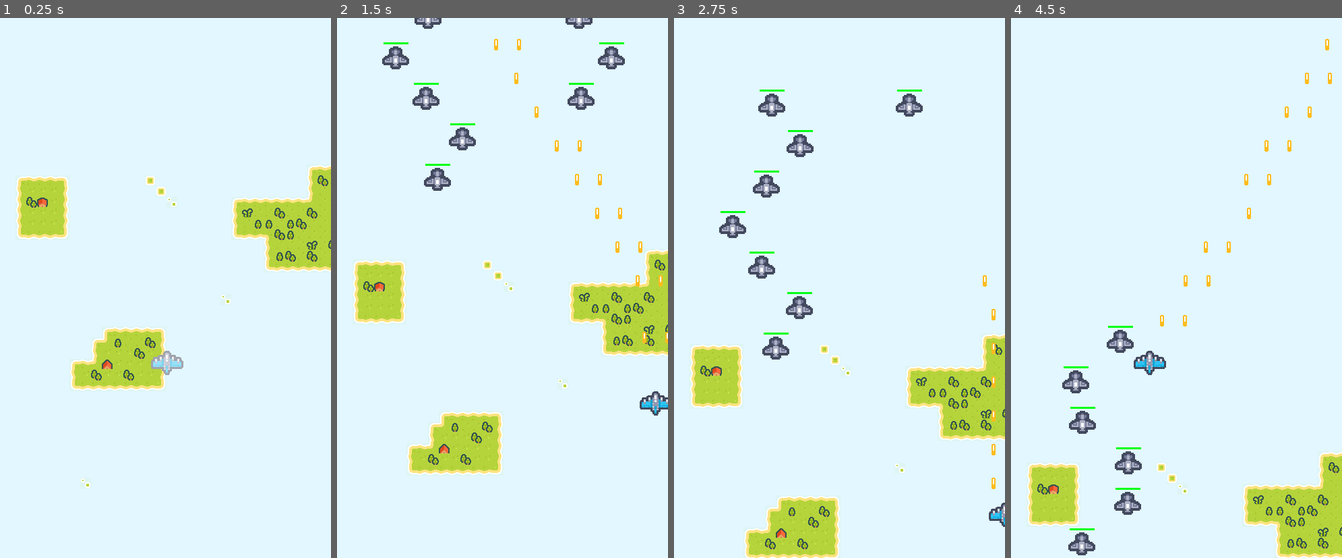
Above: before the commit, frames 1-4 (left to right).
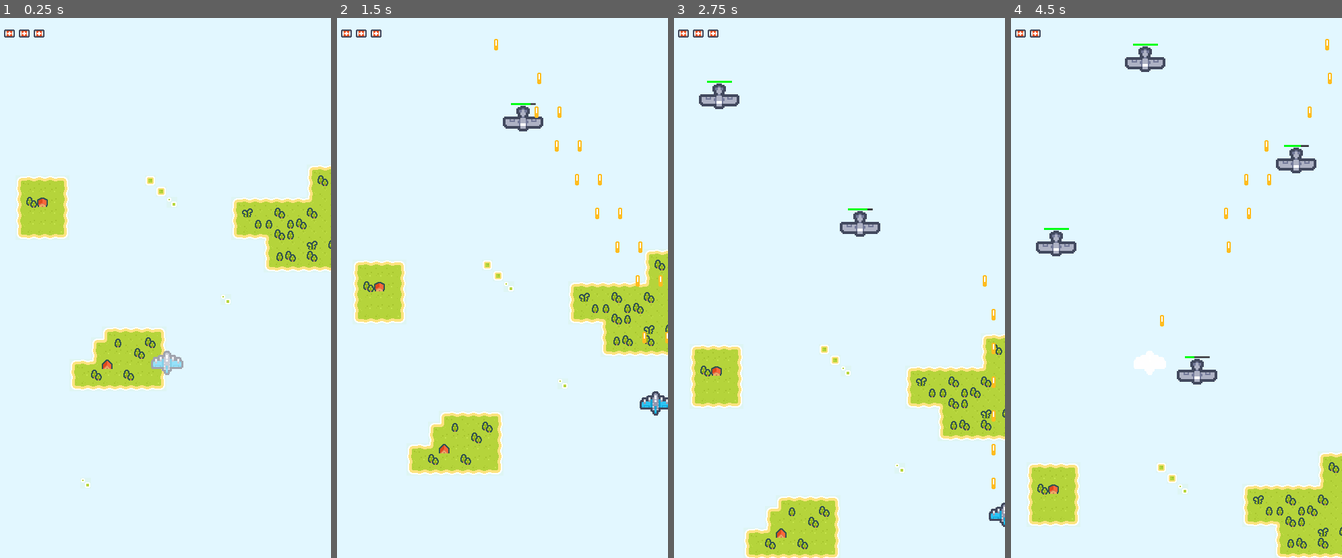
Above: after the commit, the same moments.

Repository: arisshu/BulletHell
Game: Godot game, scene res://Main Scenes/FirstLevel.tscn
Same seed, same stepped clock (60 frames per second), same inputs: the game is played once before the commit and once after it.
Inputs:
- Up to frame 1 (0.25 s): no input
- Up to frame 2 (1.5 s): hold D (moveRight) 0.53-1.28 s; hold Space (shoot) 0.53-1.28 s; hold S (moveDown) from 1.28 s (still down); tap Space (shoot) at 1.35 s
- Up to frame 3 (2.75 s): release S (moveDown) at 2.03 s; hold D (moveRight) from 2.03 s (still down); hold Space (shoot) from 2.03 s (still down)
- Up to frame 4 (4.5 s): release D (moveRight) at 2.78 s; release Space (shoot) at 2.78 s; hold W (moveUp) 2.78-3.53 s; tap Space (shoot) at 2.85, 4.35 s; hold Space (shoot) 3.53-4.28 s; hold A (moveLeft) from 3.53 s (still down)

The runs differ from the first frame. In frame 1, 0.1% of the frame differs, in the area x 1-14%, y 2-4%; in frame 2, 2.4%; in frame 3, 2.9%; in frame 4, 3.6%, in the area x 1-93%, y 2-100%.

Commit message:
Enemy shoot bullet, basic UI, spawn multiple enemy in wave

Diff:
--- a/AutoLoads/signals.gd
+++ b/AutoLoads/signals.gd
@@ -1,3 +1,5 @@
 extends Node
 
 signal on_enemy_wave_enter()
+
+signal on_player_life_changed(life)
--- /dev/null
+++ b/Bullet/EnemyBullet.gd
@@ -0,0 +1,18 @@
+extends Area2D
+
+export var speed:float = 500
+
+func _physics_process(delta):
+	position.y += speed * delta
+
+func _on_VisibilityNotifier2D_screen_exited():
+	queue_free()
+
+#func _on_Bullet_area_entered(area):
+#	pass
+
+
+func _on_PlayerBullet_area_entered(area):
+	if area is Player:
+		area.damage(1)
+		queue_free()
--- /dev/null
+++ b/Bullet/EnemyBullet.tscn
@@ -0,0 +1,7 @@
+[gd_scene load_steps=3 format=2]
+
+[ext_resource path="res://Bullet/PlayerBullet.tscn" type="PackedScene" id=1]
+[ext_resource path="res://Bullet/EnemyBullet.gd" type="Script" id=2]
+
+[node name="EnemyBullet" instance=ExtResource( 1 )]
+script = ExtResource( 2 )
--- a/Main Scenes/EnemySpawner.gd
+++ b/Main Scenes/EnemySpawner.gd
@@ -3,11 +3,12 @@
 var preloadedEnemies := [
 	preload("res://character/enemy/Enemy.tscn"),
 	preload("res://character/enemy/EnemyFast.tscn"),
-	preload("res://character/enemy/EnemySine.tscn")
+	preload("res://character/enemy/EnemySine.tscn"),
+	preload("res://character/enemy/ShootEnemy.tscn")
 ]
 onready var spawnTimer := $SpawnTimer
 
-export (int, 0, 4) var enemy = 0
+export (int, 0, 4) var enemy = 1
 export var spawnerSpeed = 100
 export var enemySpeed = 300
 export var enemyHealth = 5
--- a/Main Scenes/FirstLevel.tscn
+++ b/Main Scenes/FirstLevel.tscn
@@ -1,11 +1,14 @@
-[gd_scene load_steps=5 format=2]
+[gd_scene load_steps=6 format=2]
 
 [ext_resource path="res://character/player/player.tscn" type="PackedScene" id=1]
 [ext_resource path="res://Main Scenes/ParallaxBackground.gd" type="Script" id=2]
 [ext_resource path="res://Resources/Background.tres" type="TileSet" id=3]
 [ext_resource path="res://character/enemy/Spawner/Spawner.tscn" type="PackedScene" id=4]
+[ext_resource path="res://UI/HUD.tscn" type="PackedScene" id=5]
 
-[node name="Gameplay" type="Node2D"]
+[node name="Gameplay" type="Node"]
+
+[node name="HUD" parent="." instance=ExtResource( 5 )]
 
 [node name="ParallaxBackground" type="ParallaxBackground" parent="."]
 script = ExtResource( 2 )
@@ -30,8 +33,97 @@
 position = Vector2( 257, 511 )
 speed = 300.0
 
-[node name="EnemySpawner" parent="." instance=ExtResource( 4 )]
-position = Vector2( 144, -88 )
+[node name="EnemySpawner5" parent="." instance=ExtResource( 4 )]
+position = Vector2( 161, -1669 )
+enemy = 3
+enemySpeed = 140
+enemyHealth = 45
+amount = 0
+sineAmplitude = 250.0
+sineDirection = -1
+spawnInterval = 0.3
+
+[node name="SpawnTimer" type="Timer" parent="EnemySpawner5"]
+one_shot = true
+
+[node name="EnemySpawner6" parent="." instance=ExtResource( 4 )]
+position = Vector2( 395, -1811 )
+enemy = 3
+enemySpeed = 140
+enemyHealth = 45
+amount = 0
+sineAmplitude = 250.0
+spawnInterval = 0.3
+
+[node name="SpawnTimer" type="Timer" parent="EnemySpawner6"]
+one_shot = true
+
+[node name="EnemySpawner7" parent="." instance=ExtResource( 4 )]
+position = Vector2( 317, -1496 )
+enemy = 3
+enemySpeed = 140
+enemyHealth = 45
+amount = 0
+sineAmplitude = 250.0
+spawnInterval = 0.3
+
+[node name="SpawnTimer" type="Timer" parent="EnemySpawner7"]
+one_shot = true
+
+[node name="L1" type="Node2D" parent="."]
+
+[node name="EnemySpawner" parent="L1" instance=ExtResource( 4 )]
+position = Vector2( 76, -293 )
+enemy = 0
+enemySpeed = 125
+amount = 0
+sineAmplitude = 250.0
+sineDirection = -1
+spawnInterval = 0.3
+
+[node name="SpawnTimer" type="Timer" parent="L1/EnemySpawner"]
+one_shot = true
+
+[node name="EnemySpawner2" parent="L1" instance=ExtResource( 4 )]
+position = Vector2( 285, -53 )
+enemy = 0
+enemySpeed = 125
+enemyHealth = 10
+amount = 0
+sineAmplitude = 250.0
+spawnInterval = 0.3
+
+[node name="SpawnTimer" type="Timer" parent="L1/EnemySpawner2"]
+one_shot = true
+
+[node name="EnemySpawner4" parent="L1" instance=ExtResource( 4 )]
+position = Vector2( 432, -390 )
+enemy = 0
+enemySpeed = 125
+enemyHealth = 10
+amount = 0
+sineAmplitude = 250.0
+spawnInterval = 0.3
+
+[node name="SpawnTimer" type="Timer" parent="L1/EnemySpawner4"]
+one_shot = true
+
+[node name="EnemySpawner3" parent="L1" instance=ExtResource( 4 )]
+position = Vector2( 208, -511 )
+enemy = 0
+enemySpeed = 125
+enemyHealth = 10
+amount = 0
+sineAmplitude = 250.0
+spawnInterval = 0.3
+
+[node name="SpawnTimer" type="Timer" parent="L1/EnemySpawner3"]
+one_shot = true
+
+[node name="L2" type="Node2D" parent="."]
+
+[node name="EnemySpawner3" parent="L2" instance=ExtResource( 4 )]
+position = Vector2( 135, -1015 )
 enemy = 2
 enemySpeed = 200
 enemyHealth = 4
@@ -40,11 +132,11 @@
 sineDirection = -1
 spawnInterval = 0.3
 
-[node name="SpawnTimer" type="Timer" parent="EnemySpawner"]
+[node name="SpawnTimer" type="Timer" parent="L2/EnemySpawner3"]
 one_shot = true
 
-[node name="EnemySpawner2" parent="." instance=ExtResource( 4 )]
-position = Vector2( 368, -88 )
+[node name="EnemySpawner4" parent="L2" instance=ExtResource( 4 )]
+position = Vector2( 428, -949 )
 enemy = 2
 enemySpeed = 200
 enemyHealth = 1
@@ -52,8 +144,15 @@
 sineAmplitude = 250.0
 spawnInterval = 0.3
 
-[node name="SpawnTimer" type="Timer" parent="EnemySpawner2"]
+[node name="SpawnTimer" type="Timer" parent="L2/EnemySpawner4"]
 one_shot = true
 
-[connection signal="timeout" from="EnemySpawner/SpawnTimer" to="EnemySpawner" method="_on_SpawnTimer_timeout"]
-[connection signal="timeout" from="EnemySpawner2/SpawnTimer" to="EnemySpawner2" method="_on_SpawnTimer_timeout"]
+[connection signal="timeout" from="EnemySpawner5/SpawnTimer" to="EnemySpawner5" method="_on_SpawnTimer_timeout"]
+[connection signal="timeout" from="EnemySpawner6/SpawnTimer" to="EnemySpawner6" method="_on_SpawnTimer_timeout"]
+[connection signal="timeout" from="EnemySpawner7/SpawnTimer" to="EnemySpawner7" method="_on_SpawnTimer_timeout"]
+[connection signal="timeout" from="L1/EnemySpawner/SpawnTimer" to="L1/EnemySpawner" method="_on_SpawnTimer_timeout"]
+[connection signal="timeout" from="L1/EnemySpawner2/SpawnTimer" to="L1/EnemySpawner2" method="_on_SpawnTimer_timeout"]
+[connection signal="timeout" from="L1/EnemySpawner4/SpawnTimer" to="L1/EnemySpawner4" method="_on_SpawnTimer_timeout"]
+[connection signal="timeout" from="L1/EnemySpawner3/SpawnTimer" to="L1/EnemySpawner3" method="_on_SpawnTimer_timeout"]
+[connection signal="timeout" from="L2/EnemySpawner3/SpawnTimer" to="L2/EnemySpawner3" method="_on_SpawnTimer_timeout"]
+[connection signal="timeout" from="L2/EnemySpawner4/SpawnTimer" to="L2/EnemySpawner4" method="_on_SpawnTimer_timeout"]
--- /dev/null
+++ b/UI/HUD.gd
@@ -0,0 +1,24 @@
+extends Control
+
+var pHealthIcon := preload("res://UI/Life.tscn")
+
+onready var healthContainer := $HealthContainer
+
+func _ready():
+	clearLives()
+	Signals.connect("on_player_life_changed", self, "_on_player_life_changed")
+
+
+func clearLives():
+	for child in healthContainer.get_children():
+		healthContainer.remove_child(child)
+		child.queue_free()
+
+func setLives(lives: int):
+	clearLives()
+
+	for i in range(lives):
+		healthContainer.add_child(pHealthIcon.instance())
+
+func _on_player_life_changed(life: int):
+	setLives(life)
--- /dev/null
+++ b/UI/HUD.tscn
@@ -0,0 +1,21 @@
+[gd_scene load_steps=3 format=2]
+
+[ext_resource path="res://UI/HUD.gd" type="Script" id=1]
+[ext_resource path="res://UI/Life.tscn" type="PackedScene" id=2]
+
+[node name="HUD" type="Control"]
+anchor_right = 1.0
+anchor_bottom = 1.0
+script = ExtResource( 1 )
+
+[node name="HealthContainer" type="HBoxContainer" parent="."]
+margin_left = 15.0
+margin_top = 15.0
+margin_right = 500.0
+margin_bottom = 16.0
+custom_constants/separation = 6
+
+[node name="Life" parent="HealthContainer" instance=ExtResource( 2 )]
+margin_right = 16.0
+margin_bottom = 16.0
+rect_scale = Vector2( 1, 1 )
--- /dev/null
+++ b/UI/Life.tscn
@@ -0,0 +1,9 @@
+[gd_scene load_steps=2 format=2]
+
+[ext_resource path="res://Textures/Tiles/tile_0024.png" type="Texture" id=1]
+
+[node name="Life" type="TextureRect"]
+margin_right = 60.0
+margin_bottom = 60.0
+rect_scale = Vector2( 3, 3 )
+texture = ExtResource( 1 )
--- a/character/enemy/Enemy.gd
+++ b/character/enemy/Enemy.gd
@@ -1,6 +1,9 @@
 extends Area2D
 class_name Enemy
 
+var plBullet := preload("res://Bullet/EnemyBullet.tscn")
+
+onready var firingPositions := $FiringPositions
 
 export var speed := 10.0
 export var health: int = 20
@@ -13,6 +16,12 @@
 
 func _process(delta):
 	$ProgressBar.value = health
+
+func fire():
+	for child in firingPositions.get_children():
+		var bullet := plBullet.instance()
+		bullet.global_position = child.global_position
+		get_tree().current_scene.add_child(bullet)
 
 func damage(amount: int):
 	health -= amount
--- a/character/enemy/Enemy.tscn
+++ b/character/enemy/Enemy.tscn
@@ -32,5 +32,8 @@
 value = 60.0
 percent_visible = false
 
+[node name="FiringPositions" type="Node2D" parent="."]
+position = Vector2( 0, 15 )
+
 [connection signal="area_entered" from="." to="." method="_on_Enemy_area_entered"]
 [connection signal="screen_exited" from="VisibilityNotifier2D" to="." method="_on_VisibilityNotifier2D_screen_exited"]
--- /dev/null
+++ b/character/enemy/ShootEnemy.gd
@@ -0,0 +1,14 @@
+extends Enemy
+
+onready var fireTimer := $FireTimer
+
+export var fireRate := 1
+export var fireChance := 10
+
+func _process(delta):
+	if fireTimer.is_stopped():
+		var randomChance = randi()%100+1
+		print(randomChance)
+		if randomChance <= fireChance:
+			fire()
+			fireTimer.start(fireRate)
--- /dev/null
+++ b/character/enemy/ShootEnemy.tscn
@@ -0,0 +1,14 @@
+[gd_scene load_steps=3 format=2]
+
+[ext_resource path="res://character/enemy/Enemy.tscn" type="PackedScene" id=1]
+[ext_resource path="res://character/enemy/ShootEnemy.gd" type="Script" id=2]
+
+[node name="ShootingEnemy" instance=ExtResource( 1 )]
+script = ExtResource( 2 )
+fireRate = 4
+
+[node name="maingun" type="Node2D" parent="FiringPositions" index="0"]
+position = Vector2( 0, 1 )
+
+[node name="FireTimer" type="Timer" parent="." index="5"]
+one_shot = true
--- a/character/player/player.gd
+++ b/character/player/player.gd
@@ -23,7 +23,7 @@
 func _ready():
 	invulTimer.start(invulTime)
 	anim.play("New Anim")
-	pass
+	Signals.emit_signal("on_player_life_changed", life)
 
 func _process(delta):
 	if Input.is_action_pressed("shoot") and fireDelayTimer.is_stopped():
@@ -55,14 +55,14 @@
 	position.y = clamp(position.y, 0, viewRect.size.y)
 
 func damage(amount: int):
-	print("Life =" + str(life))
+	life -= amount
+
+	Signals.emit_signal("on_player_life_changed", life)
 	if !invulTimer.is_stopped():
 		return
 
 	invulTimer.start(invulTime)
 	anim.play("New Anim")
 
-	life -= amount
-
 	if life <= 0:
 		queue_free()
